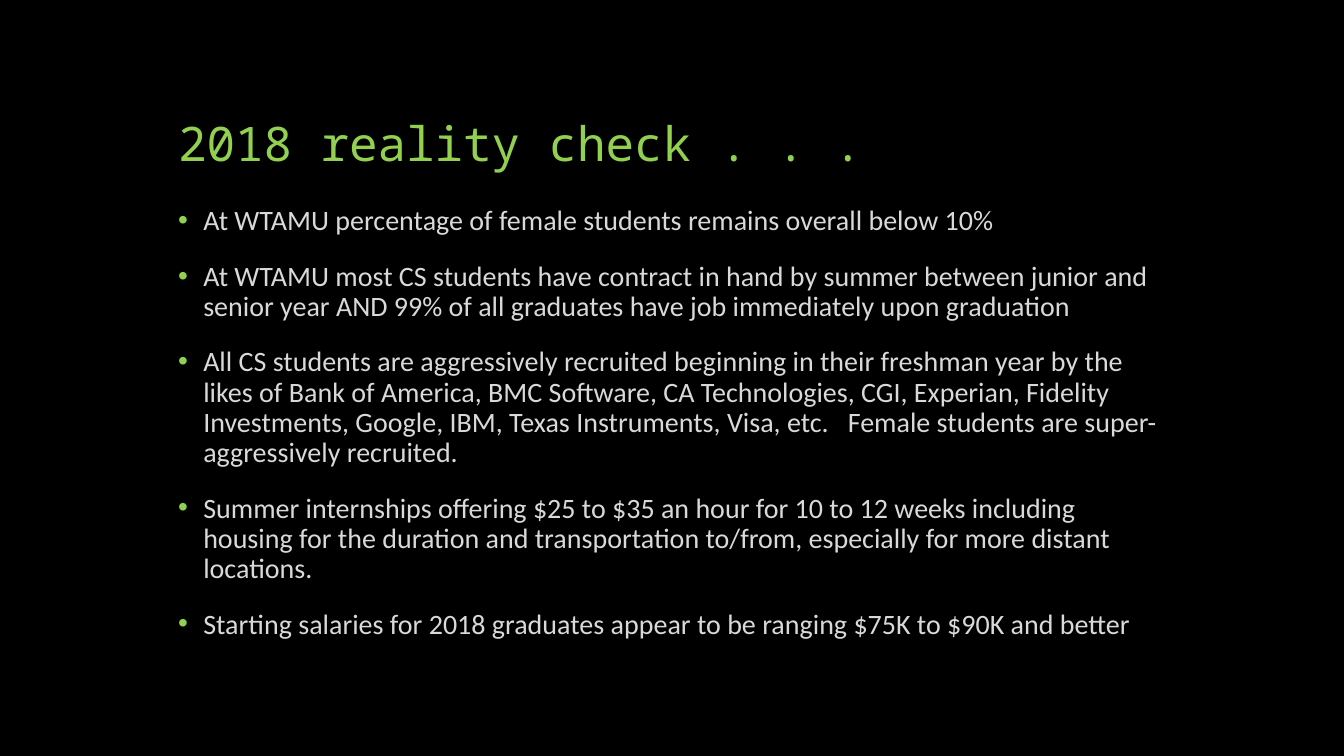
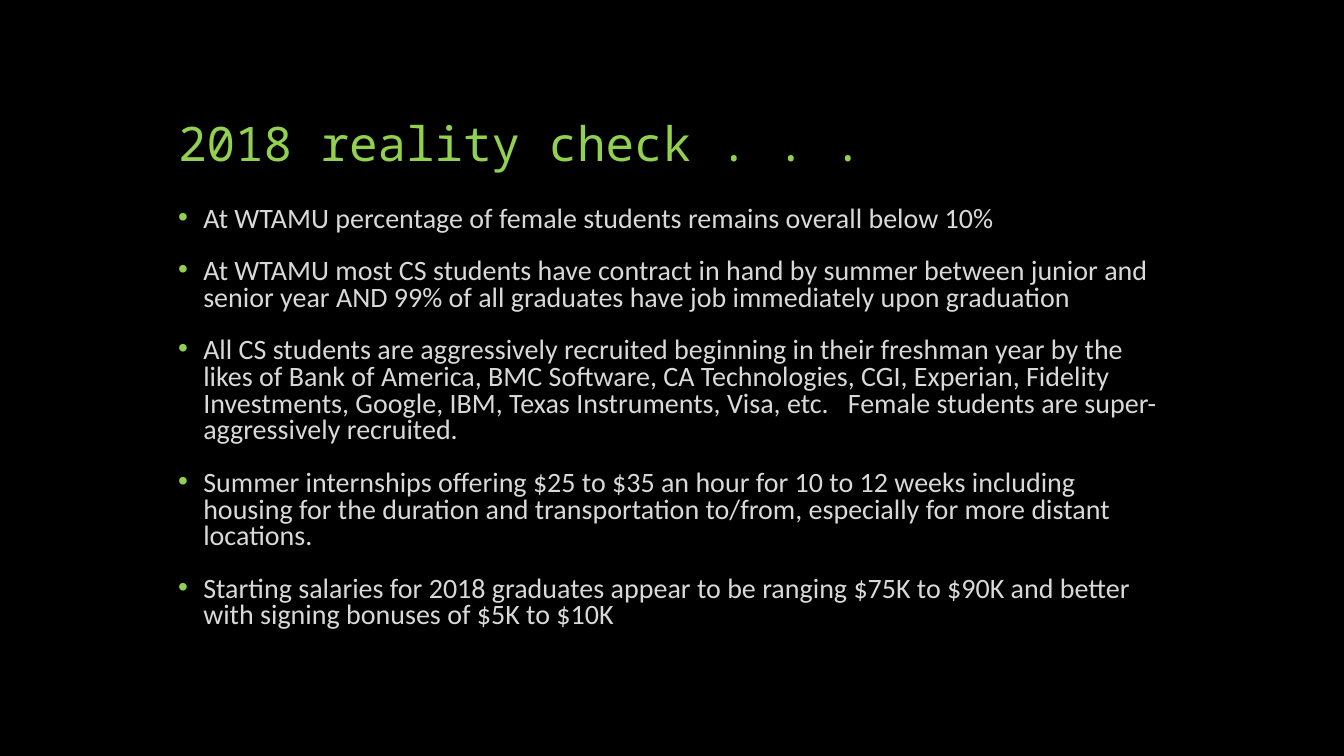
Before and after one commit to HHaiduk/thunder, a slide deck: slide 8 of STEM-Conference-AiC.pptx. Drawn at 1344x756 pixels with LibreOffice and Linux fonts; fonts in the diff are those of the drawing. Boxes give left, top, right and bottom in pixels: in the first picture for what was removed or moved away, otherwise in the second. Text is boxed around its words. In the diff, an @@ line names an element or a change of style, - is before the commit and + after.

```diff
--- a/STEM-Conference-AiC.pptx
+++ b/STEM-Conference-AiC.pptx
@@ text at (203, 208, 1156, 545): line spacing 0.9 to 0.8 @@
@@ text at (203, 578, 1130, 629): text changed @@
-• Starting salaries for 2018 graduates appear to be ranging $75K to $90K and better
+• Starting salaries for 2018 graduates appear to be ranging $75K to $90K and better with signing bonuses of $5K to $10K
```
Also in this commit, not shown: 3 other slides changed, 2 slides added, 1 other file.
